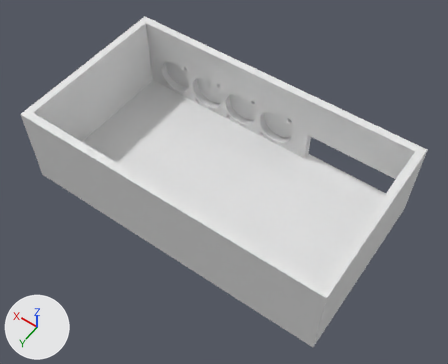
The Blender file BuzzerCase.blend, before and after one commit.
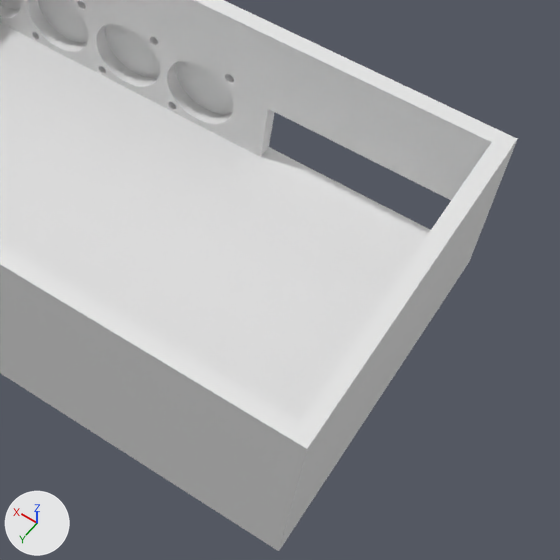
Each version is shown whole from a camera (50 mm lens) standing at (-0.139, 0.19, 0.283) and looking at (-0.008, 0.007, -0.005), then close up on the part from 40% to 100% of the width and 23% to 97% of the height. The lights are fixed; the arrows at lower left show +X, +Y and +Z.

The scene before the commit, as lines of its bpy script (objects in view):
```python
me_cube_002 = bpy.data.meshes.new('Cube.002')
me_cube_002.from_pydata(...)  # 16 vertices, 14 faces; spans x -0.1..0.1, y -0.055..0.055, z -0.028..0.028
me_cube_003 = bpy.data.meshes.new('Cube.003')
me_cube_003.from_pydata(...)  # a box spanning x -0.032..0.032, y -0.015..0.015, z -0.011..0.011
ob_cube = bpy.data.objects.new('Cube', me_cube_002)
ob_cube.location = (0.0, 0.0, 0.0)
_m = ob_cube.modifiers.new('Boolean', 'BOOLEAN')
_m.object = ob_cube_001
_m = ob_cube.modifiers.new('Boolean.001', 'BOOLEAN')
_m.object = ob_sketch
ob_cube_001 = bpy.data.objects.new('Cube.001', me_cube_003)
ob_cube_001.location = (-0.063, -0.0519, -0.0115)
ob_cube_001.hide_set(True)
```
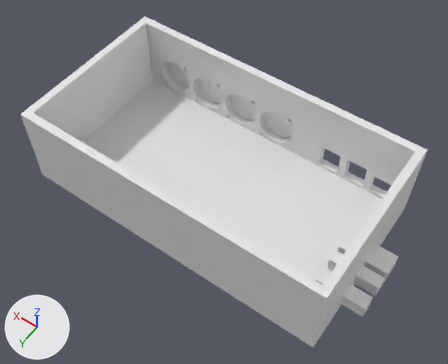
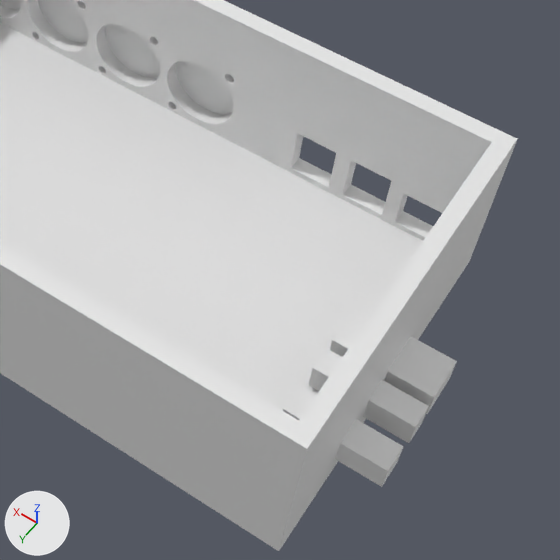
ob_cube_001 is not drawn itself; it is used by a modifier of ob_cube.

What differs and where, as boxes (x1, y1, x2, y2) in the close-ups (560 x 560 px):
'Cube', reshaped, modifiers changed
    both: (0, 0, 517, 551)
'Power', added
    after: (283, 306, 457, 487)

The change, as a list of edits to the scene's bpy script:
```text
Add me_ports_002:
    me_ports_002.from_pydata([(0.002, -0.0535, 0.0), (0.018, -0.0535, 0.0), (0.018, -0.0405, 0.0), (0.002, -0.0405, 0.0), (0.002, -0.0022, 0.0), (0.0153, -0.0022, 0.0), (0.0153, -0.0182, 0.0), (0.002, -0.0182, 0.0), (0.002, -0.0356, 0.0), (0.018, -0.0356, 0.0), (0.018, -0.0226, 0.0), (0.002, -0.0226, 0.0), (0.002, 0.0, 0.0), (0.002, -0.047, 0.0), (0.002, 0.0, 0.0), (0.0, 0.0, 0.0)], [(12, 13), (14, 15)], [(4, 7, 6, 5), (10, 11, 8, 9), (3, 0, 1, 2)])
Add me_power:
    me_power.from_pydata([(-0.023, -0.0024, 0.0), (-0.014, -0.0024, 0.0), (-0.014, 0.0108, 0.0), (-0.023, 0.0108, 0.0), (-0.023, -0.028, 0.0), (-0.0142, -0.028, 0.0), (-0.0142, -0.0196, 0.0), (-0.023, -0.0196, 0.0), (-0.023, -0.0129, 0.0), (-0.0141, -0.0129, 0.0), (-0.0141, -0.0055, 0.0), (-0.023, -0.0055, 0.0), (-0.023, 0.05, 0.0), (-0.025, 0.05, 0.0)], [(12, 13)], [(7, 4, 5, 6), (2, 3, 0, 1), (10, 11, 8, 9)])
Change ob_cube:
    remove _m = ob_cube.modifiers.new('Boolean', 'BOOLEAN')
    remove _m.object = ob_cube_001
    add _m = ob_cube.modifiers.new('Boolean', 'BOOLEAN')
    add _m.object = ob_ports
Remove ob_cube_001:
    ob_cube_001 = bpy.data.objects.new('Cube.001', me_cube_003)
    ob_cube_001.location = (-0.063, -0.0519, -0.0115)
    ob_cube_001.hide_set(True)
Add ob_ports:
    ob_ports = bpy.data.objects.new('Ports', me_ports_002)
    ob_ports.location = (-0.095, -0.0691, -0.0225)
    ob_ports.rotation_euler = (1.571, -1.571, 0.0)  # degrees (90, -90, 0)
    _m = ob_ports.modifiers.new('Solidify', 'SOLIDIFY')
    _m.thickness = 0.03
    ob_ports.hide_set(True)
Add ob_power:
    ob_power = bpy.data.objects.new('Power', me_power)
    ob_power.location = (-0.0834, 0.0, 0.0025)
    ob_power.rotation_euler = (-3.142, -1.571, 0.0)  # degrees (-180, -90, 0)
    _m = ob_power.modifiers.new('Solidify', 'SOLIDIFY')
    _m.thickness = 0.03
```
